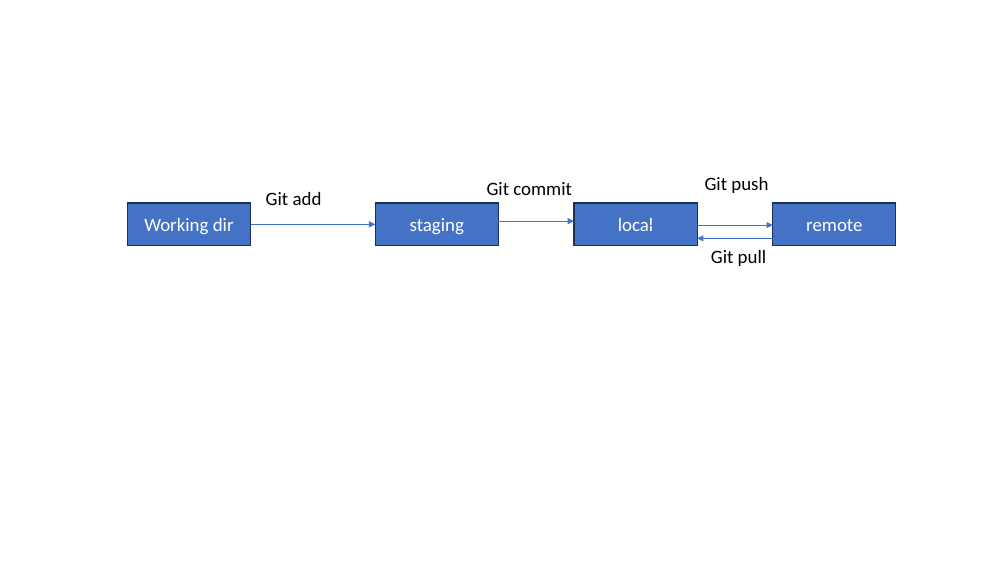
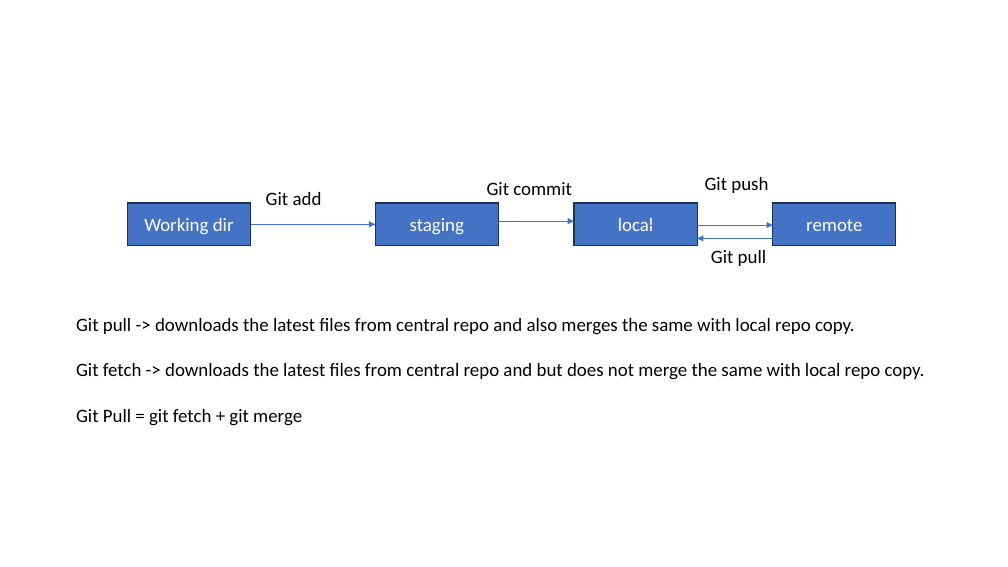
Before and after one commit to jayanta1971/wiprojulytrain, a slide deck: slide 7 of ppt/git.pptx. Drawn at 1008x567 pixels with LibreOffice and Linux fonts; fonts in the diff are those of the drawing. Boxes give left, top, right and bottom in pixels: in the first picture for what was removed or moved away, otherwise in the second. Text is boxed around its words. In the diff, an @@ line names an element or a change of style, - is before the commit and + after.

Commit message:
git fecth

```diff
--- a/ppt/git.pptx
+++ b/ppt/git.pptx
@@ text added at (76, 318, 925, 426), 18 pt, text #000000 @@
+Git pull -> downloads the latest files from central repo and also merges the same with local repo copy.
+Git fetch -> downloads the latest files from central repo and but does not merge the same with local repo copy.
+Git Pull = git fetch + git merge
```
